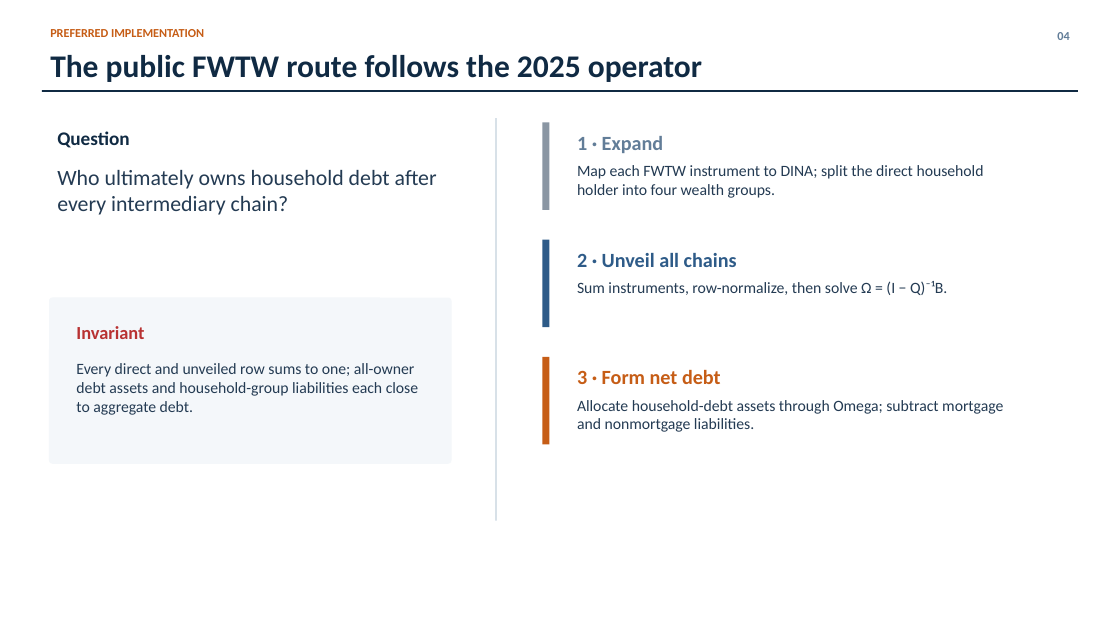
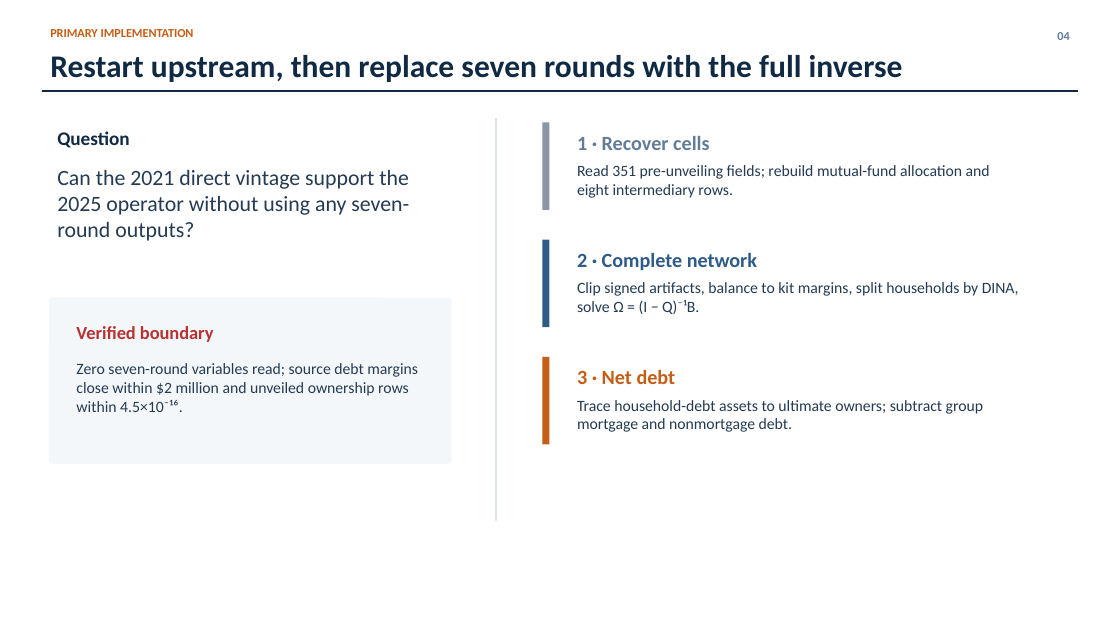
Before and after one commit to lorenz-gorini/mian-sufi-straub2025-saving-glut-replication, a slide deck: slide 4 of Presentation/6_figure8_method_comparison/presentation.pptx. Drawn at 1120x630 pixels with LibreOffice and Linux fonts; fonts in the diff are those of the drawing. Boxes give left, top, right and bottom in pixels: in the first picture for what was removed or moved away, otherwise in the second. Text is boxed around its words. In the diff, an @@ line names an element or a change of style, - is before the commit and + after.

Commit message:
Add three-route Figure 8 method comparison
Separate the seven-round benchmark, 2021-direct full-inverse
reconstruction, and public-FWTW robustness route. Add comparison
metrics, tests, documentation, and the focused presentation.

Validation: 36 tests passed; presentation QA passed.
AI-assisted implementation and documentation.

```diff
--- a/Presentation/6_figure8_method_comparison/presentation.pptx
+++ b/Presentation/6_figure8_method_comparison/presentation.pptx
@@ text at [50, 29, 194, 37]: text changed @@
-PREFERRED IMPLEMENTATION
+PRIMARY IMPLEMENTATION
@@ text at [50, 55, 903, 82]: text changed @@
-The public FWTW route follows the 2025 operator
+Restart upstream, then replace seven rounds with the full inverse
@@ text at [577, 136, 709, 150]: text changed @@
-1 · Expand
+1 · Recover cells
@@ text at [57, 170, 409, 241]: text changed @@
-Who ultimately owns household debt after every intermediary chain?
+Can the 2021 direct vintage support the 2025 operator without using any seven-round outputs?
@@ text at [577, 165, 990, 198]: text changed @@
-Map each FWTW instrument to DINA; split the direct household holder into four wealth groups.
+Read 351 pre-unveiling fields; rebuild mutual-fund allocation and eight intermediary rows.
@@ text at [577, 253, 757, 270]: text changed @@
-2 · Unveil all chains
+2 · Complete network
@@ text at [577, 282, 1019, 314]: text changed @@
-Sum instruments, row-normalize, then solve Ω = (I − Q)⁻¹B.
+Clip signed artifacts, balance to kit margins, split households by DINA, solve Ω = (I − Q)⁻¹B.
@@ text at [76, 326, 214, 342]: text changed @@
-Invariant
+Verified boundary
@@ text at [76, 363, 418, 412]: text changed @@
-Every direct and unveiled row sums to one; all-owner debt assets and household-group liabilities each close to aggregate debt.
+Zero seven-round variables read; source debt margins close within $2 million and unveiled ownership rows within 4.5×10⁻¹⁶.
@@ text at [577, 370, 676, 384]: text changed @@
-3 · Form net debt
+3 · Net debt
@@ text at [577, 400, 983, 432]: text changed @@
-Allocate household-debt assets through Omega; subtract mortgage and nonmortgage liabilities.
+Trace household-debt assets to ultimate owners; subtract group mortgage and nonmortgage debt.
```
Also in this commit, not shown: 7 other slides changed, 24 other files.
